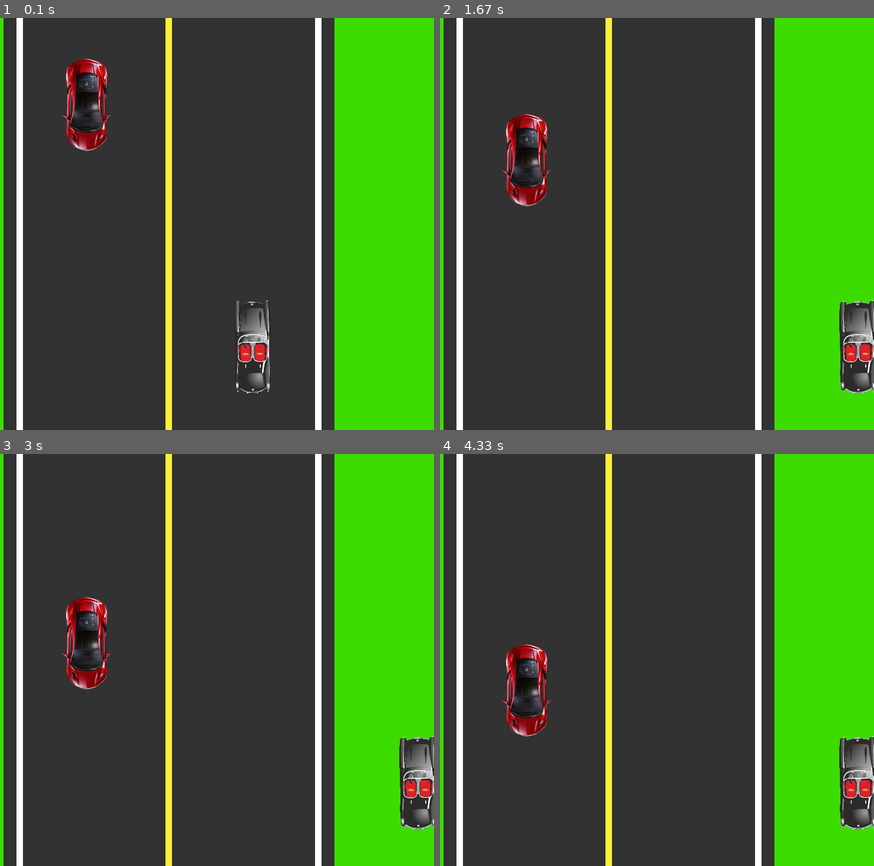
Above: before the commit, frames 1-4 (two rows, left to right).
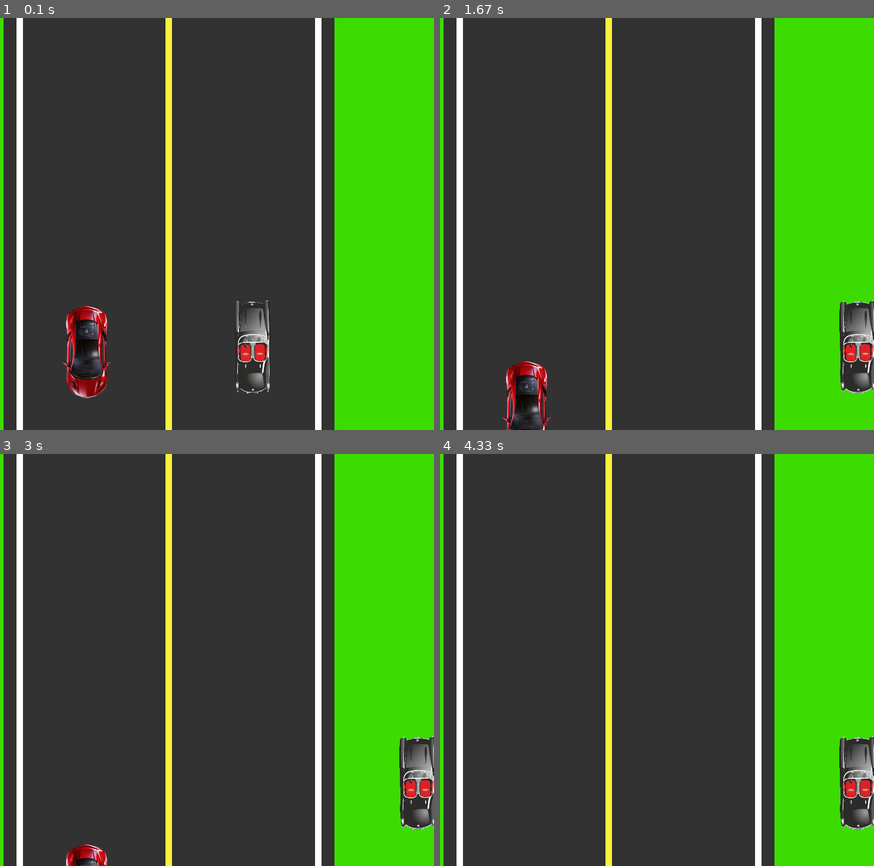
Above: after the commit, the same moments.

Repository: RenanGalego/pyGame
Game: pygame game, started from estudo.py
The game is run twice, just before and just after one commit, with the same random seed, the same clock (stepped at 60 frames per second) and the same inputs.
Inputs:
- Up to frame 1 (0.1 s): no input
- Up to frame 2 (1.67 s): hold Right 0.33-0.8 s; hold Right 0.83-1.3 s; hold Left from 1.33 s (still down)
- Up to frame 3 (3 s): release Left at 1.87 s; hold Left 1.9-2.3 s; hold Right 2.33-2.97 s
- Up to frame 4 (4.33 s): hold Left 3-3.47 s; hold Right 3.5-3.97 s; hold Right from 4 s (still down)

The runs differ from the first frame. In frame 1, 2.9% of the frame differs, in the area x 14-26%, y 9-93%; in frame 2, 2.5%; in frame 3, 1.9%; in frame 4, 1.5%.

Commit message:
Update estudo.py

Diff:
--- a/estudo.py
+++ b/estudo.py
@@ -9,6 +9,7 @@
 #   DIREÇÕES
 faixa_direita = width/2 + road_w/4
 faixa_esquerda = width/2 - road_w/4
+speed = 1
 
 
 pygame.init()
@@ -33,18 +34,25 @@
 #   CARREGANDO IMAGENS INIMIGO
 inimigo = pygame.image.load("inimigo.png")
 inimigo_loc = inimigo.get_rect()
-inimigo_loc.center = faixa_esquerda, height*0.2
+inimigo_loc.center = faixa_esquerda, height*0.8
+
+counter = 0
 
 while janela_aberta:
+    counter += 1
+    if counter == 5000:
+        speed+=0.25
+        counter = 0
+        print("level-up", speed)
     #   ANIMAÇÃO INIMIGO
-    inimigo_loc[1] += 1
+    inimigo_loc[1] += speed
     if inimigo_loc[1] > height:
         if random.randint(0,1) == 0:
             inimigo_loc.center = faixa_direita, -200
         else:
             inimigo_loc.center = faixa_esquerda, -200
     #   FIM DE JOGO
-    if jogador_loc[0] == inimigo_loc[0] and inimigo_loc[1] > jogador_loc[1] -250:
+    if jogador_loc[0] == inimigo_loc[0] and inimigo_loc[1] > jogador_loc[1] - 250:
         print("Game Over! Você perdeu!")
         break
 
@@ -64,17 +72,14 @@
                 janela,
                 (50,50,50),
                 (width/2-road_w/2, 0, road_w, height))
-
     pygame.draw.rect( # Marca amarela
                     janela,
                     (255, 240, 60),
                     (width/2 - roadMark_w/2, 0, roadMark_w, height))
-
     pygame.draw.rect( # Marca branca esquerda
                     janela,
                     (255, 255, 255),
                     (width/2 - road_w/2 + roadMark_w*2, 0, roadMark_w, height))
-
     pygame.draw.rect( # Marca branca direita
                     janela,
                     (255, 255, 255),
